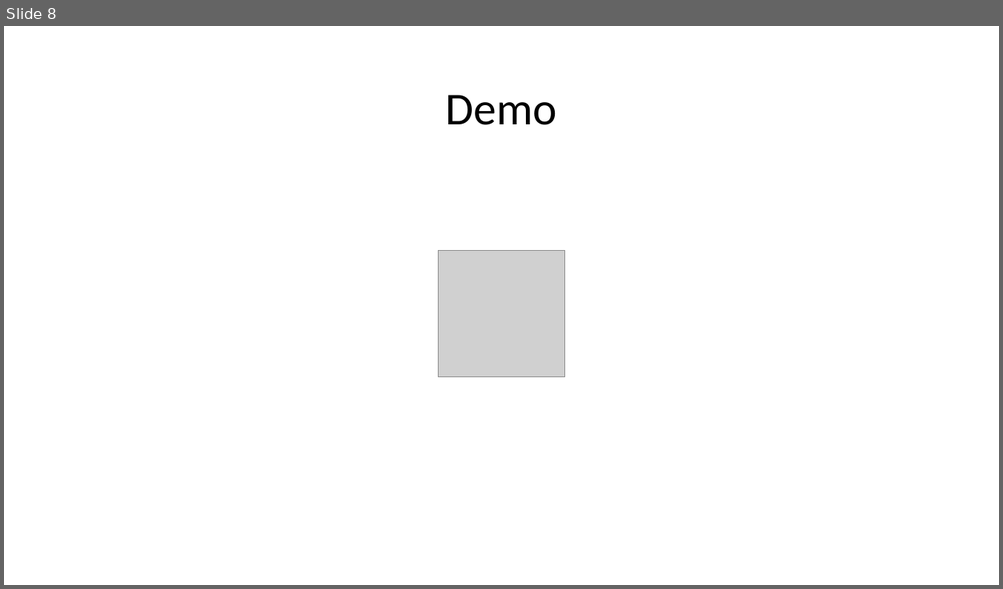
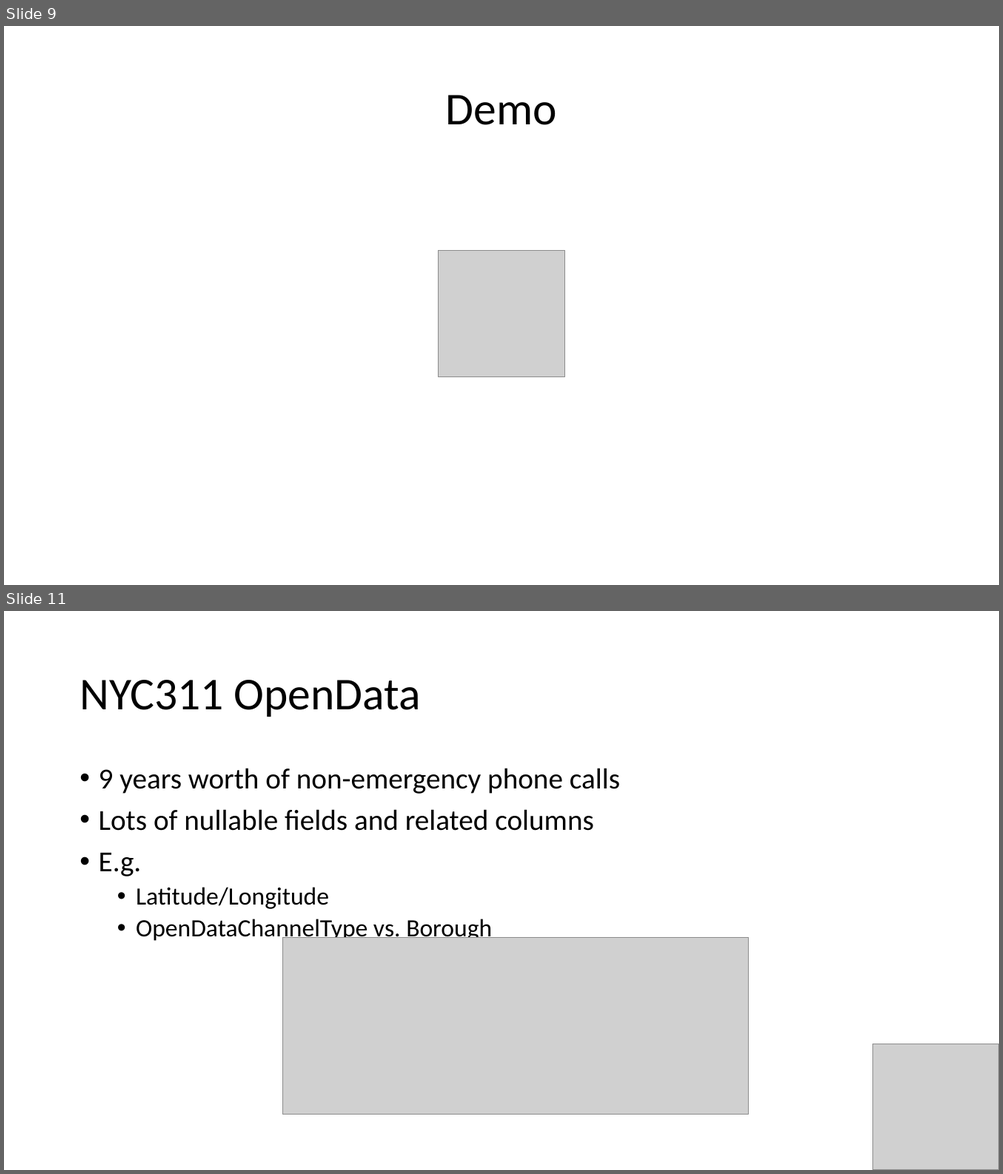
Before and after one commit to havess/daudit, a slide deck: midterm_presentation.pptx. Shown one above the other, each under a label of ours: slide 8 before the commit, slides 9 and 11 after it; the slides between them are not shown. The pictures are 1003x589 and 1003x1174 pixels, drawn with LibreOffice and Linux fonts; fonts in the diff are those of the drawing; grey boxes stand for pictures. Boxes give left, top, right and bottom in pixels: in the first picture for what was removed or moved away, otherwise in the second. Text is boxed around its words. In the diff, an @@ line names an element or a change of style, - is before the commit and + after.

```diff
--- a/midterm_presentation.pptx
+++ b/midterm_presentation.pptx
@@ slide 11 added at bbox=[4, 611, 999, 1170], background #FFFFFF @@
@@ title added at bbox=[79, 680, 421, 717], 44 pt, text #000000 @@
+NYC311 OpenData
@@ text added at bbox=[99, 768, 620, 943], 28 pt, text #000000 @@
+• 9 years worth of non-emergency phone calls
+• Lots of nullable fields and related columns
+• E.g.
+  • Latitude/Longitude
+  • OpenDataChannelType vs. Borough
@@ picture added at bbox=[282, 938, 748, 1116] @@
@@ picture added at bbox=[873, 1045, 999, 1170] @@
@@ what was slide 8 is now slide 9 @@
```
Also in this commit, not shown: 1 slide changed, 4 other slides added.
